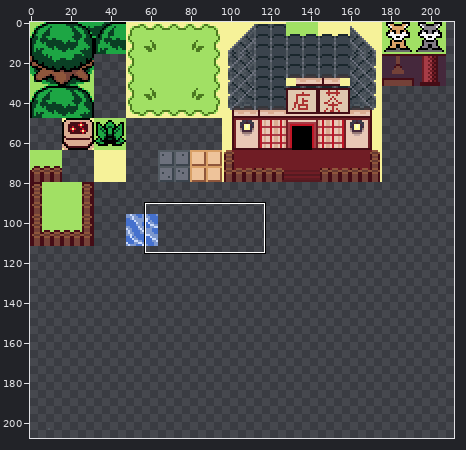
Edited in one commit: sprite sheet (Garden/res/textures/kappa.png). Above, an overview of the earlier version with the close-up marked.
Close-up. Earlier state:
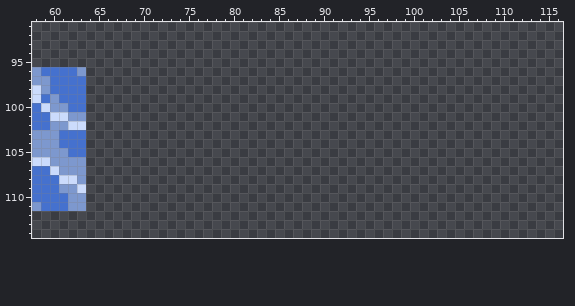
The file is 256x256 pixels. Colours within 5 levels of each other are drawn and written as one. Shown: x 58..116, y 91..114. The wide view leaves out empty margins.
After:
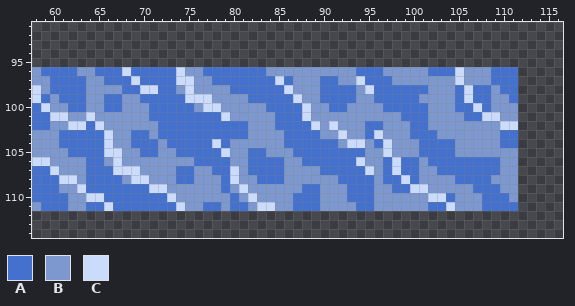
Palette (. is transparent): A #4571ce  B #7d98ce  C #cbdbfc
What changed:
Changed rows in their new state; - is an unchanged pixel.
first column x 64:
 96 BAAACAAAAACBBAAAAAAABBBBBBBBBBAAABBBBBAAACBBBAAA
 97 BBAAACAAAACCBBAAAAAAACABBBAABBCAAABBBBBBBCBBBAAA
 98 BBBBAACCAABCBBBBAAAAAACBBBAAAABCAAAAAABBBACAABAA
 99 BBAABBAAAAACCCBBBBAAAAACBBAAAABBAAAAABBBBACAABBA
100 BBAABBBAAAAABCCBBBBBAAAACBBAABBBBAAAAABBBAACABBB
101 CBBBBBBAAAAAAAACBBBBBAAACBBBBBBBBBBAAABBBBAACCBB
102 ACBBBBBBAAAAAAAAAABBBAAAACBCBBBAABBBAABBBBBBBBCC
103 AACBBAABAAAAAAAAAABBBBAAAABBCBBACBBBAAABBBBBBBAA
104 AACBBAAABAAAAACABBBBBBAAAAAABCCBACBBBAAAABBBBBAA
105 AACCBBAABBAAAAACBBAABBBAAAAAAAABBCBBBAAAABBBBBBB
106 AABCBBBBBBBBAAAABBAAAABBAAAAAACBBACAABAAAAAAAABB
107 AAACCCBBBBAABBAACBAAAABBBBAAAAACBACAABBAAAAAAABB
108 AAAABCCBBBAABBBACBBAAABBBBBBAAAABAACABBBBAAAABBB
109 AAAAAAACCBBBBBBABCBBBBBBAABBBAAABBAACCBBBBBAAABB
110 CCAAAAAAACBBBBBBABCBBBBAAABBBAAABBBBBBCCABBBAAAB
111 AACAAAAAAACBBAABAABCCBBAAABBBBAABBBBBBAACBBBAAAA
Changed places in both close-ups, as pixel boxes (x1, y1, x2, y2):
added: (86, 67, 518, 211)
